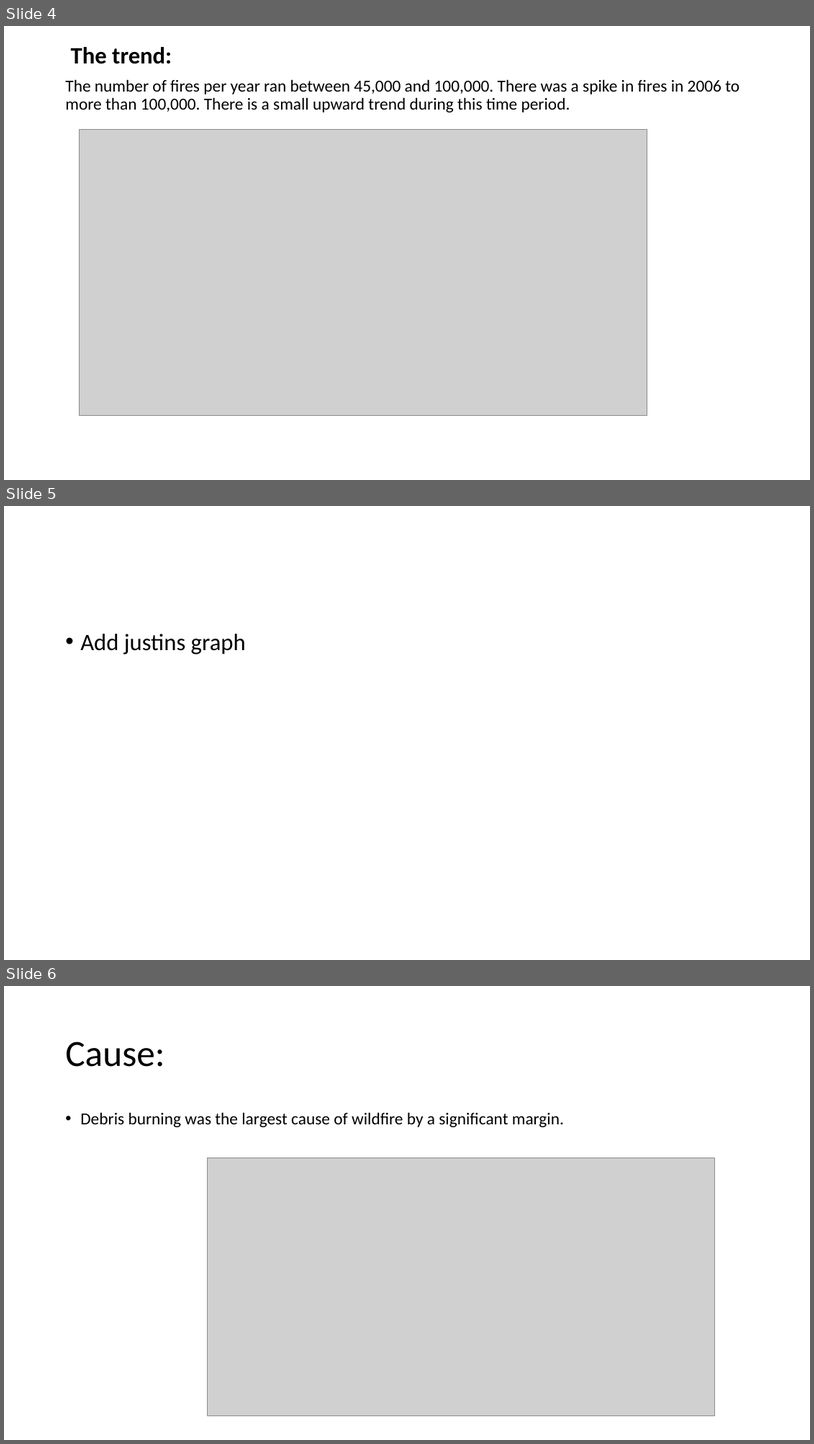
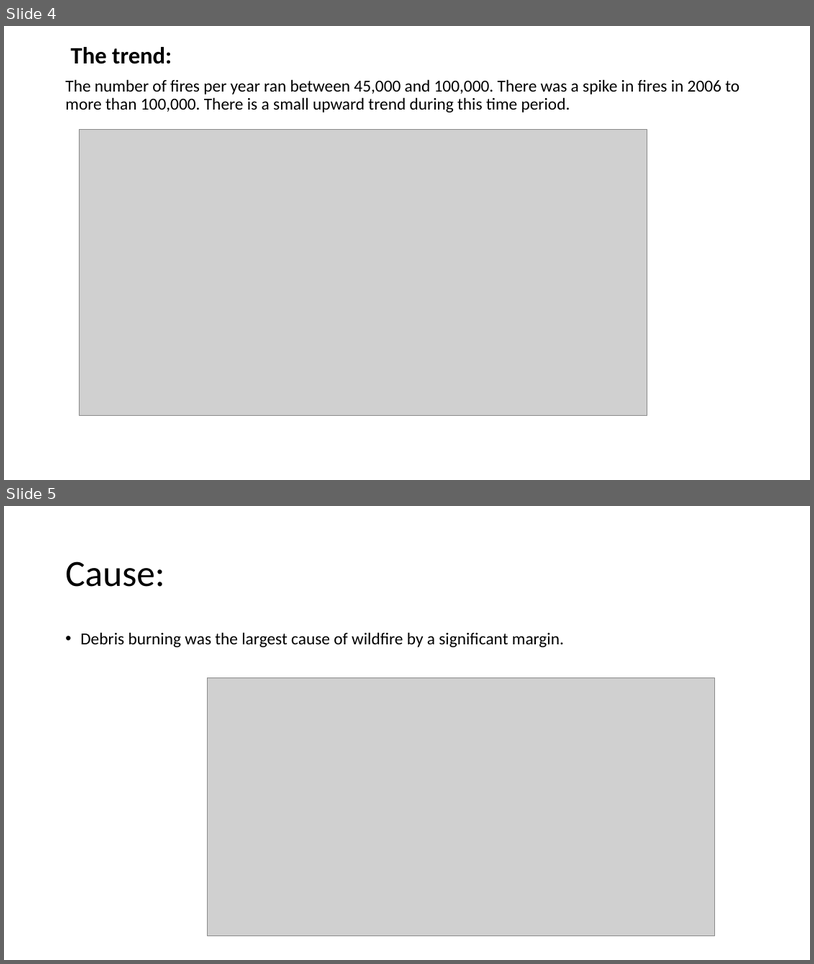
Before and after one commit to ikevina/Project, a slide deck: Areej/Areej presentation.pptx. Shown one above the other, each under a label of ours: slides 4, 5 and 6 before the commit, slides 4 and 5 after it. The pictures are 814x1444 and 814x964 pixels, drawn with LibreOffice and Linux fonts; fonts in the diff are those of the drawing; grey boxes stand for pictures. Boxes give left, top, right and bottom in pixels: in the first picture for what was removed or moved away, otherwise in the second. Text is boxed around its words. In the diff, an @@ line names an element or a change of style, - is before the commit and + after.

```diff
--- a/Areej/Areej presentation.pptx
+++ b/Areej/Areej presentation.pptx
@@ slide 5 removed at bbox=[4, 506, 810, 960], background #FFFFFF @@
@@ text removed at bbox=[80, 633, 246, 654] @@
-• Add justins graph
@@ what was slide 6 is now slide 5 @@
```
Also in this commit, not shown: 1 slide changed, 2 other slides removed.
